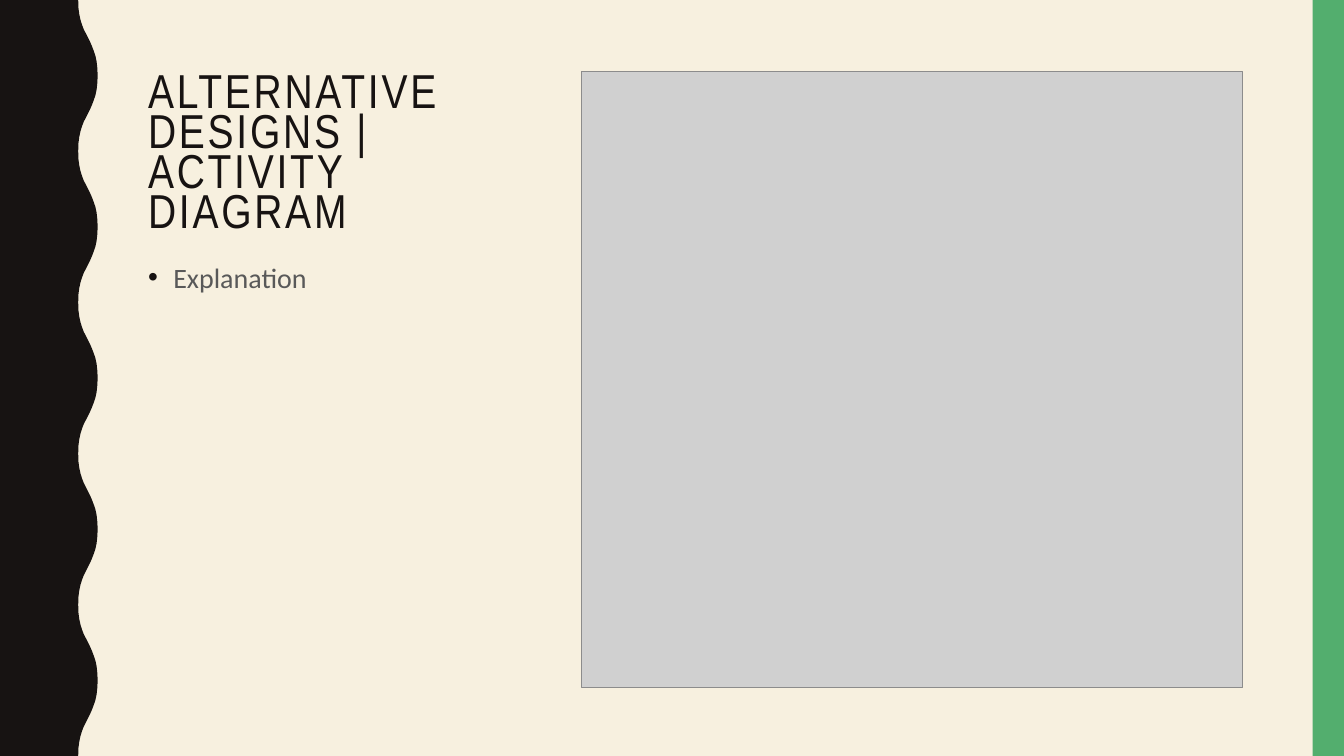
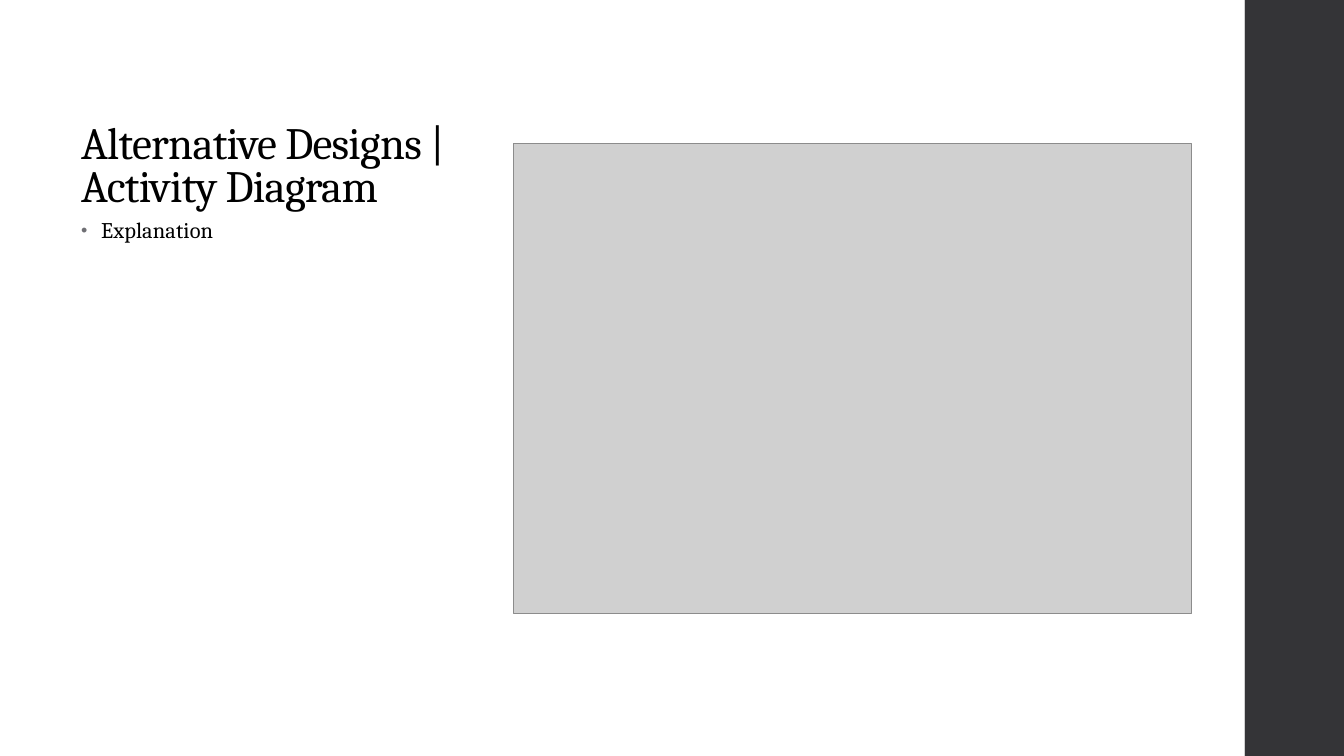
Before and after one commit to dakoval/Sudoku, a slide deck: slide 15 of Project Report/Final Project Report Presentation.pptx. Drawn at 1344x756 pixels with LibreOffice and Linux fonts; fonts in the diff are those of the drawing; grey boxes stand for pictures. Boxes give left, top, right and bottom in pixels: in the first picture for what was removed or moved away, otherwise in the second. Text is boxed around its words. In the diff, an @@ line names an element or a change of style, - is before the commit and + after.

```diff
--- a/Project Report/Final Project Report Presentation.pptx
+++ b/Project Report/Final Project Report Presentation.pptx
@@ background #F7F0DF to #FFFFFF @@
@@ freeform shape removed at (0,0,98,756) @@
@@ rectangle: place and size @@
-rectangle at (1313,0,1344,756)
+rectangle at (1245,0,1344,756)
@@ rectangle at (1245,0,1344,756): fill #53AE6E to #353537 @@
@@ rectangle added at (1245,0,1344,756), fill #353537 at 90% opacity @@
@@ title "Alternative Designs | Activity Diagram" at (81,128,422,212): vertical alignment top to bottom @@
@@ title at (81,128,422,212): text changed; size 34 to 32 pt; font Arial Narrow to Cambria; text colour #171312 to #000000 @@
-ALTERNATIVE DESIGNS | ACTIVITY DIAGRAM
+Alternative Designs | Activity Diagram
@@ picture: place and size @@
-picture at (582,72,1243,689)
+picture at (513,143,1192,613)
@@ text "Explanation": place and size @@
-text "Explanation" at (173,268,306,293)
+text "Explanation" at (101,222,213,243)
@@ text "Explanation" at (101,222,213,243): size 20 to 16 pt, font Calibri to Cambria, text colour #595959 to #000000, letter spacing 0 to 0.1 pt; indent changed; line spacing 1.1 to 0.95; more space between paragraphs; bullet colour #171312 to #6F6F74 @@
```
Also in this commit, not shown: 21 other slides changed, 1 other file.
